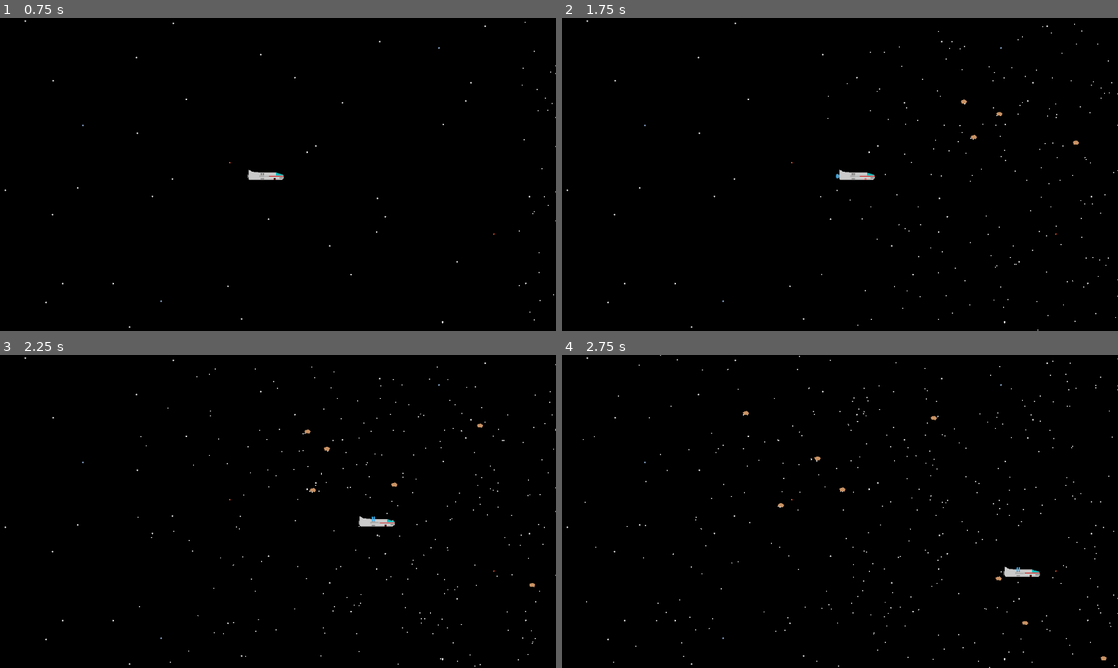
Above: before the commit, frames 1-4 (two rows, left to right).
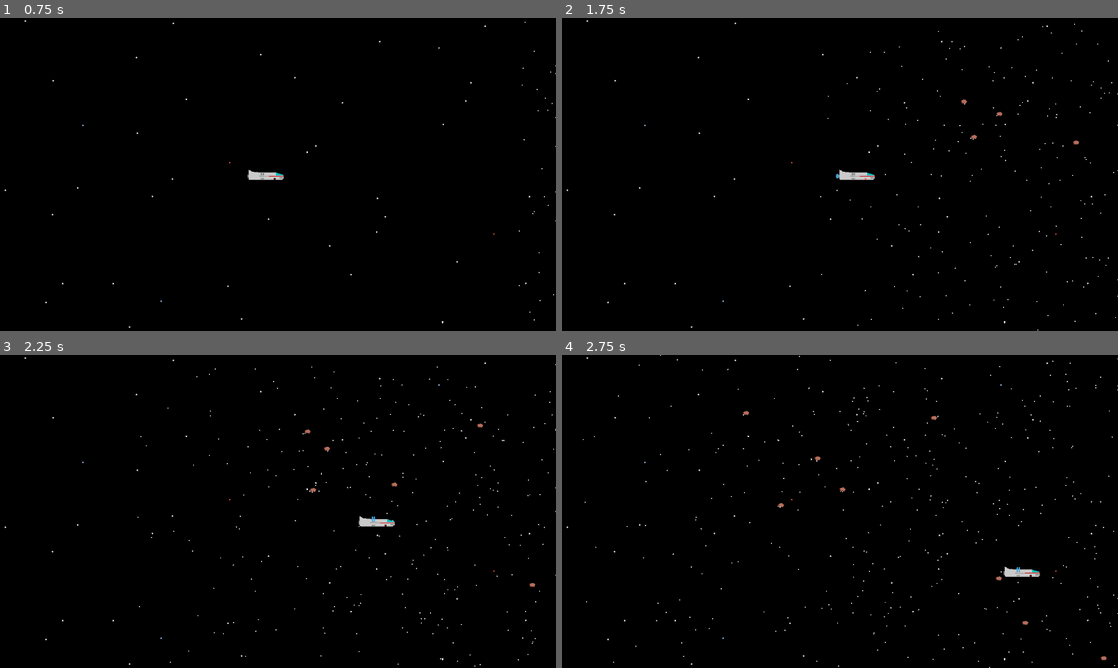
Above: after the commit, the same moments.

Repository: fractalate/space-hazard
Game: Godot game, scene res://main.tscn
Two runs of this game, one before a commit and one after it. Both use one fixed random seed, a clock stepped at 60 frames per second and the inputs below.
Inputs:
- Up to frame 1 (0.75 s): click "Marathon" at 0.5 s
- Up to frame 2 (1.75 s): hold Right (right) from 1.28 s (still down)
- Up to frame 3 (2.25 s): release Right (right) at 2.03 s; hold Down (down) from 2.03 s (still down)
- Up to frame 4 (2.75 s): keep holding Down (down)

Frame 1 is identical in both runs. In frame 2, less than 0.1% of the frame differs, in the area x 71-93%, y 26-41%; in frame 3, less than 0.1%; in frame 4, less than 0.1%, in the area x 32-98%, y 17-98%.

Commit message:
Adding More Visual Contrast to The Rock

Diff:
--- a/hazards/rock.tscn
+++ b/hazards/rock.tscn
@@ -6,7 +6,13 @@
 mass = 35000.0
 
 [node name="Polygon2D" type="Polygon2D" parent="."]
-color = Color(0.792157, 0.576471, 0.396078, 1)
+color = Color(0.415686, 0.223529, 0.180392, 1)
+polygon = PackedVector2Array(-4, -3, 1, -4, 4, -2, 6, 0, 5, 2, 3, 5, 0, 4, -5, 4, -7, -1)
+
+[node name="Polygon2D2" type="Polygon2D" parent="."]
+position = Vector2(0.666667, -0.444444)
+scale = Vector2(0.888889, 0.888889)
+color = Color(0.717647, 0.431373, 0.364706, 1)
 polygon = PackedVector2Array(-4, -3, 1, -4, 4, -2, 6, 0, 5, 2, 3, 5, 0, 4, -5, 4, -7, -1)
 
 [node name="CollisionPolygon2D" type="CollisionPolygon2D" parent="."]
